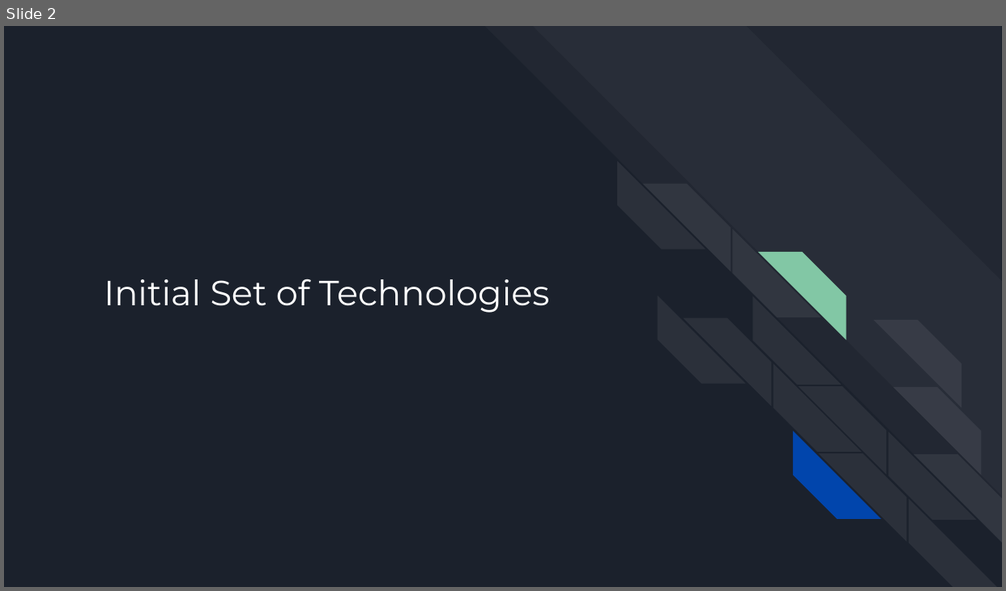
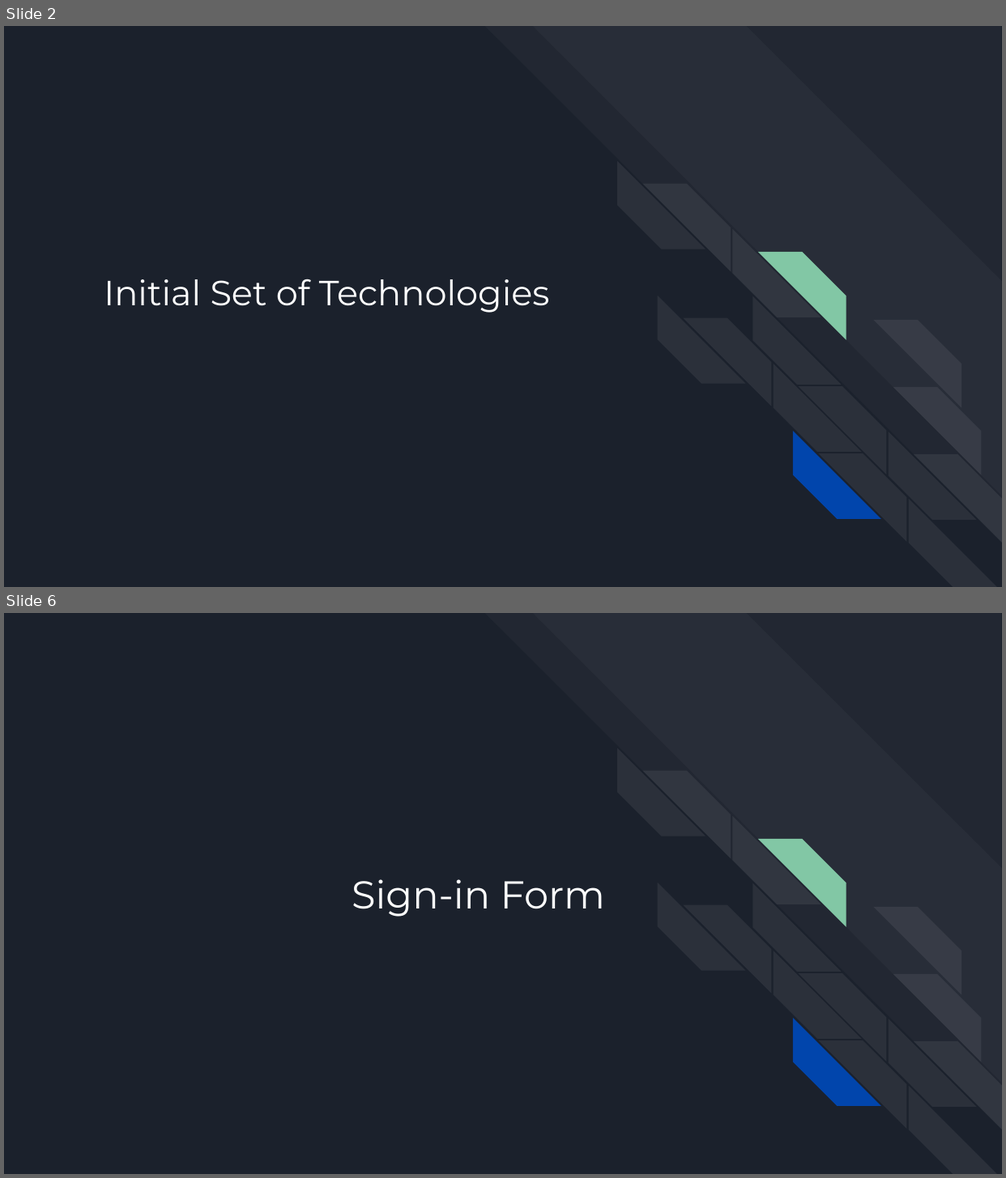
Before and after one commit to DustinWZook/Atlas-Itinerary, a slide deck: Documents/CSCI 4805 Project Requirements.pptx. Shown one above the other, each under a label of ours: slide 2 before the commit, slides 2 and 6 after it; the slides between them are not shown. The pictures are 1006x591 and 1006x1178 pixels, drawn with LibreOffice and Linux fonts; fonts in the diff are those of the drawing. Boxes give left, top, right and bottom in pixels: in the first picture for what was removed or moved away, otherwise in the second. Text is boxed around its words. In the diff, an @@ line names an element or a change of style, - is before the commit and + after.

```diff
--- a/Documents/CSCI 4805 Project Requirements.pptx
+++ b/Documents/CSCI 4805 Project Requirements.pptx
@@ slide 6 added at bbox=[4, 613, 1002, 1174], background #1B212C; not listed: 18 template elements that a slide beside it also shows @@
@@ title added at bbox=[351, 879, 605, 917], 28 pt, text #FFFFFF @@
+Sign-in Form
```
Also in this commit, not shown: 4 other slides added, 3 slides removed, 1 other file.
